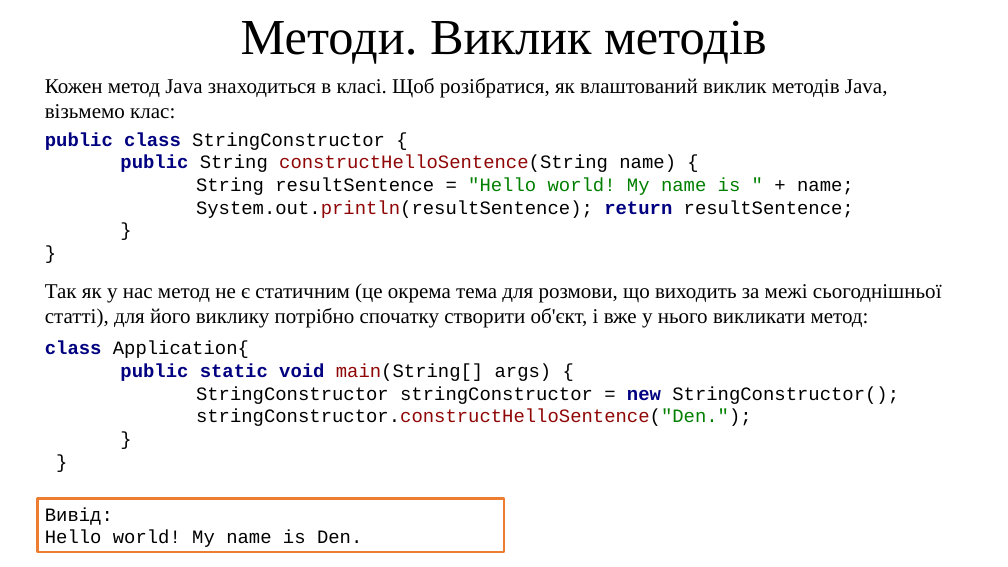
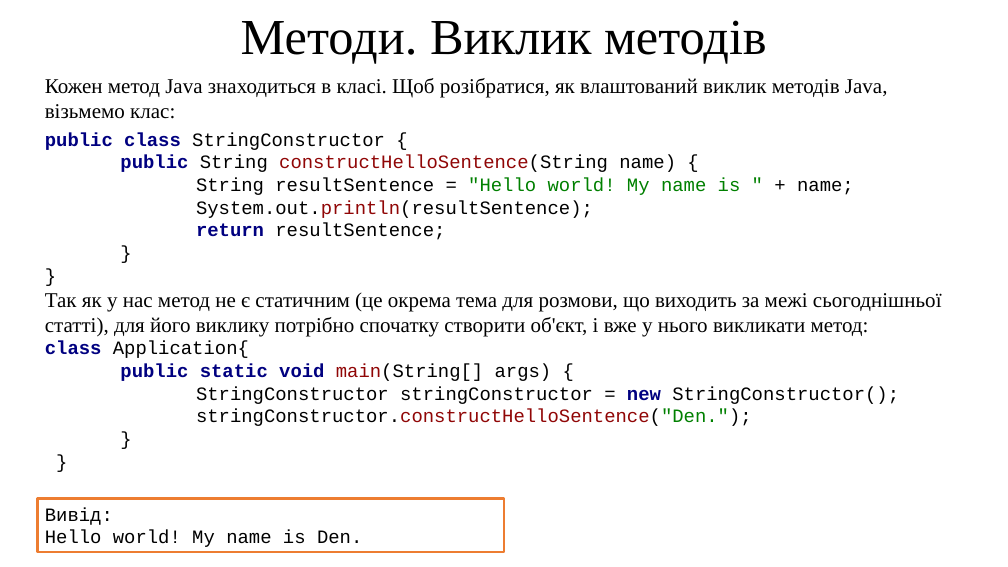
Before and after one commit to arg3ntuum/JavaCourse, a slide deck: slide 5 of Java Урок 6 Методи.pptx. Drawn at 1008x567 pixels with LibreOffice and Linux fonts; fonts in the diff are those of the drawing. Boxes give left, top, right and bottom in pixels: in the first picture for what was removed or moved away, otherwise in the second. Text is boxed around its words. In the diff, an @@ line names an element or a change of style, - is before the commit and + after.

```diff
--- a/Java Урок 6 Методи.pptx
+++ b/Java Урок 6 Методи.pptx
@@ text at (196, 200, 593, 240): text changed @@
-System.out.println(resultSentence); return resultSentence;
+System.out.println(resultSentence);
+return resultSentence;
@@ text "Так як у нас метод ...": place and size @@
-text "Так як у нас метод ..." at (45, 284, 942, 328)
+text "Так як у нас метод ..." at (45, 293, 942, 337)
```
Also in this commit, not shown: 4 other slides changed, 5 other files.
